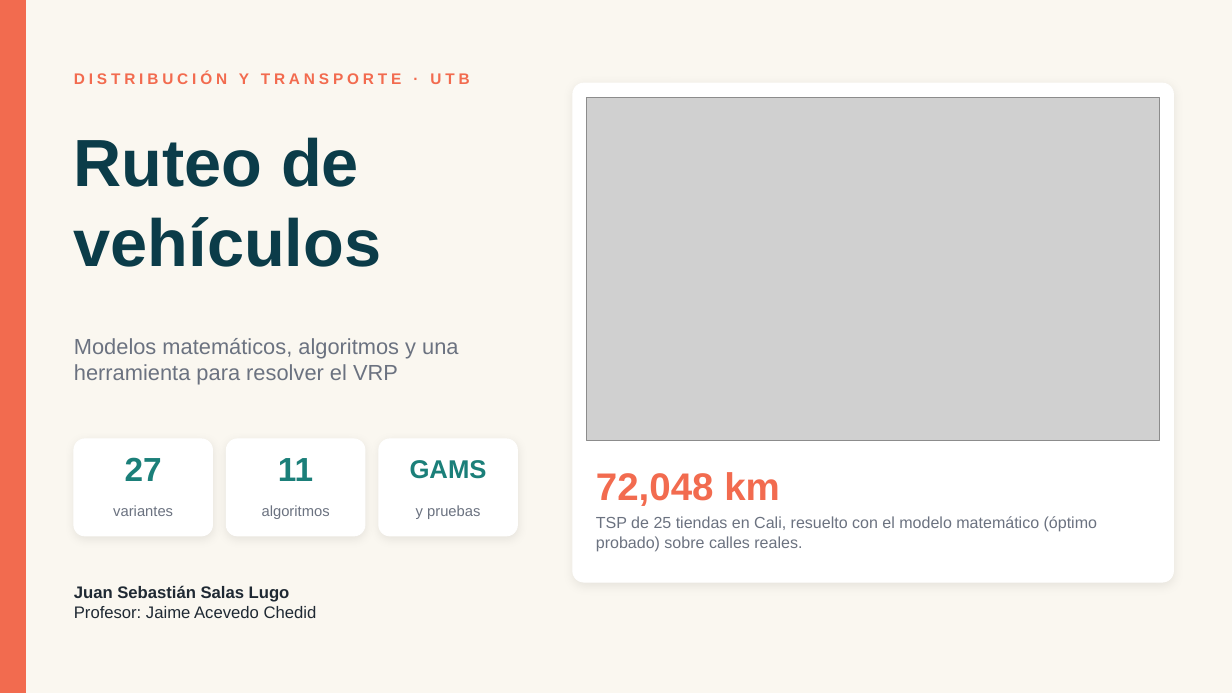
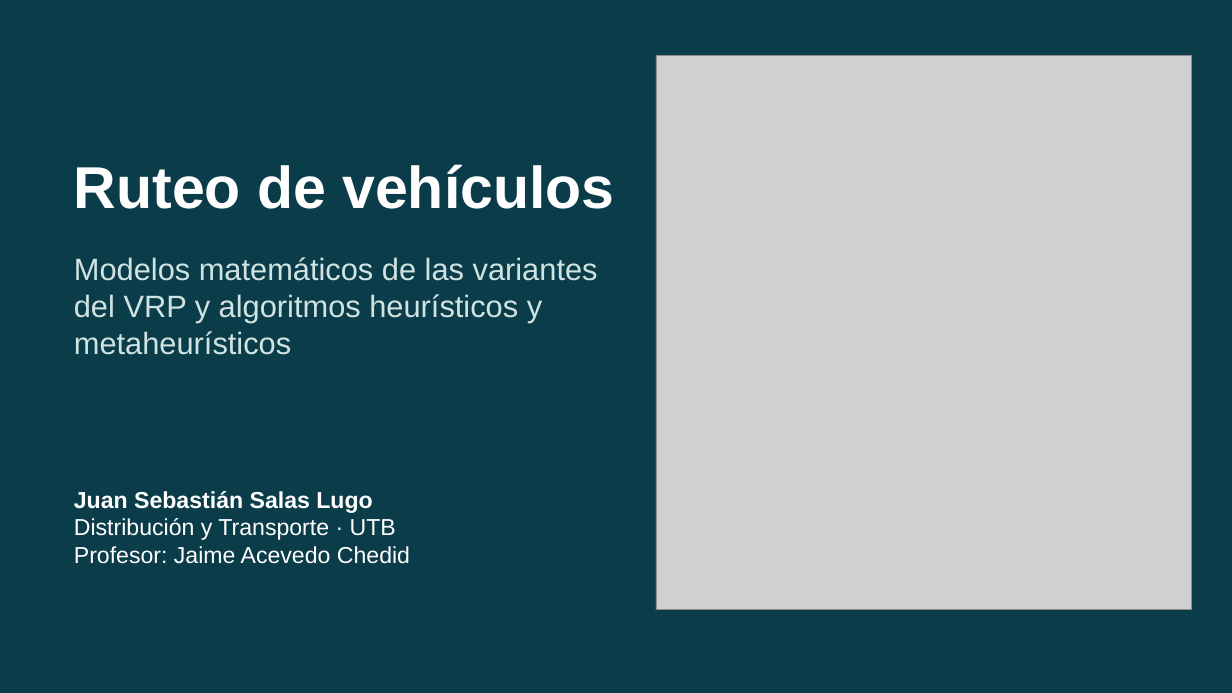
Before and after one commit to sebastianslg/grafosapp, a slide deck: slide 1 of Exposicion_Ruteo_de_Vehiculos.pptx. Drawn at 1232x693 pixels with LibreOffice and Linux fonts; fonts in the diff are those of the drawing; grey boxes stand for pictures. Boxes give left, top, right and bottom in pixels: in the first picture for what was removed or moved away, otherwise in the second. Text is boxed around its words. In the diff, an @@ line names an element or a change of style, - is before the commit and + after.

```diff
--- a/Exposicion_Ruteo_de_Vehiculos.pptx
+++ b/Exposicion_Ruteo_de_Vehiculos.pptx
@@ background #FAF7F0 to #0B3C49 @@
@@ rectangle removed at [0,0,26,693] @@
@@ picture: place and size @@
-picture at [587,97,1160,441]
+picture at [656,55,1192,610]
@@ text removed at [74,72,469,84] @@
-DISTRIBUCIÓN Y TRANSPORTE · UTB
@@ rounded rectangle removed at [573,83,1174,582] @@
@@ text "Ruteo de vehículos" at [74,164,614,209]: vertical alignment top to middle @@
@@ text at [74,164,614,209]: text changed; size 52 to 46 pt; text colour #0B3C49 to #FFFFFF @@
-Ruteo de
-vehículos
+Ruteo de vehículos
@@ text added at [74,257,598,355], 24 pt, text #CFE3E1 @@
+Modelos matemáticos de las variantes del VRP y algoritmos heurísticos y metaheurísticos
@@ text removed at [74,338,458,385] @@
-Modelos matemáticos, algoritmos y una herramienta para resolver el VRP
@@ rounded rectangle removed at [74,439,213,536] @@
@@ rounded rectangle removed at [226,439,365,536] @@
@@ rounded rectangle removed at [379,439,518,536] @@
@@ text "Juan Sebastián Salas Lugo" at [74,491,410,564]: vertical alignment top to middle @@
@@ text "Juan Sebastián Salas Lugo": place and size @@
-text "Juan Sebastián Salas Lugo" at [74,585,317,618]
+text "Juan Sebastián Salas Lugo" at [74,491,410,564]
@@ text removed at [125,457,162,481] @@
-27
@@ text removed at [278,458,313,481] @@
-11
@@ text removed at [410,460,487,479] @@
-GAMS
@@ text removed at [596,472,780,506] @@
-72,048 km
@@ text at [74,491,410,564]: size 13 to 18 pt, text colour #1F2933 to #FFFFFF in "Juan Sebastián Salas Lugo", "Profesor: Jaime Acevedo Chedid" @@
@@ text removed at [113,505,173,516] @@
-variantes
@@ text removed at [262,505,330,519] @@
-algoritmos
@@ text removed at [416,505,480,519] @@
-y pruebas
@@ text at [74,518,396,540]: paragraph added @@
+Distribución y Transporte · UTB
@@ text removed at [596,516,1097,552] @@
-TSP de 25 tiendas en Cali, resuelto con el modelo matemático (óptimo probado) sobre calles reales.
```
Also in this commit, not shown: 7 other slides changed, 3 other files.
